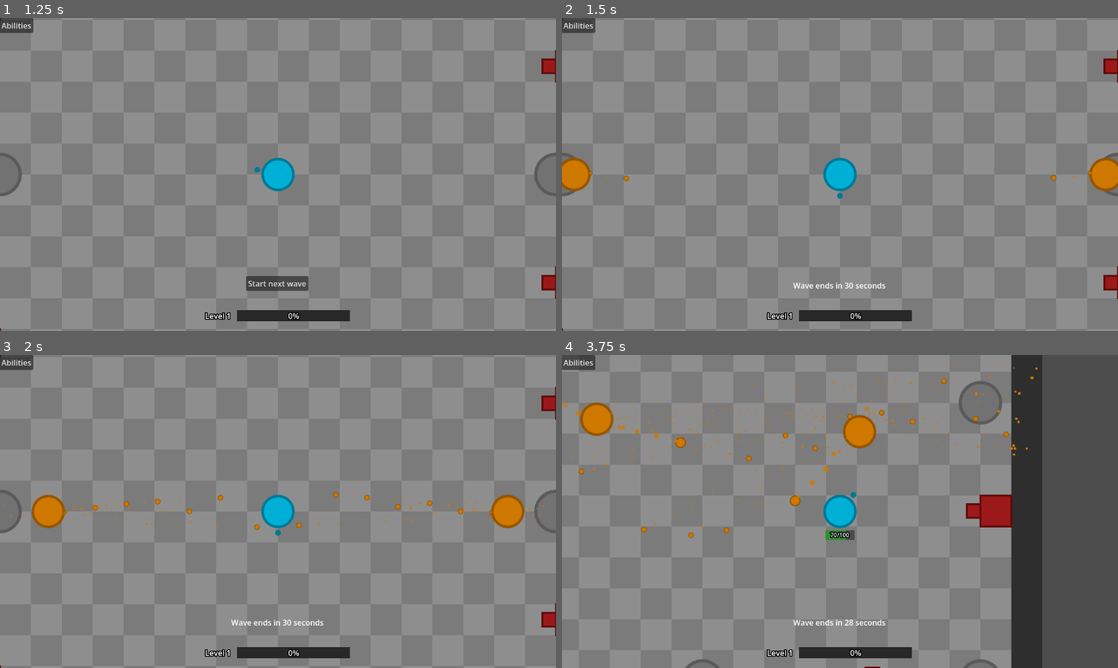
Above: before the commit, frames 1-4 (two rows, left to right).
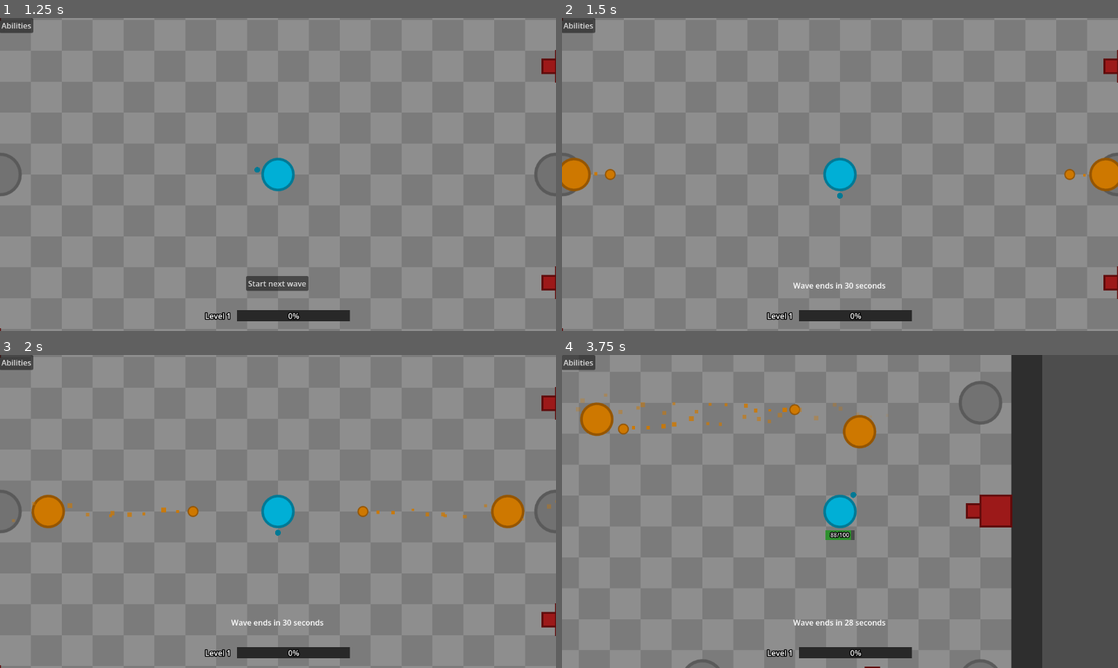
Above: after the commit, the same moments.

Repository: fmachek/geoslayer
Game: Godot game, scene res://scenes/user_interface/main_menu/main_menu.tscn
Same seed, same stepped clock (60 frames per second), same inputs: the game is played once before the commit and once after it.
Inputs (mouse positions are in pixels of both pictures, inside the frame that each line leads up to):
- Up to frame 1 (1.25 s): click "Play" at 0.5 s
- Up to frame 2 (1.5 s): click "Start next wave" at 1.25 s
- Up to frame 3 (2 s): no input
- Up to frame 4 (3.75 s): tap Enter at 2 s; move the mouse to (962, 495) at 2.02 s; hold D (right) 2.03-2.78 s; tap Q at 2.1, 3.6 s; click (962, 495) at 2.17 s; move the mouse to (728, 527) at 2.77 s; hold S (down) 2.78-3.53 s; tap E at 2.85 s; move the mouse to (895, 442) at 3.52 s; hold D (right) from 3.53 s (still down)

Frame 1 is identical in both runs. In frame 2, 0.2% of the frame differs, in the area x 4-96%, y 48-53%; in frame 3, 0.6%; in frame 4, 1.2%, in the area x 0-86%, y 1-60%.

Commit message:
feat: add new enemy types
Add new enemy types: Shooter (uses Shoot), Spammer (uses Flurry and Wideshot) and Tank (uses Cannonball). Also change spawning in world_1.tscn.

Diff:
--- /dev/null
+++ b/scenes/characters/enemies/shooter.tscn
@@ -0,0 +1,7 @@
+[gd_scene format=3 uid="uid://dfgkw445mxohq"]
+
+[ext_resource type="PackedScene" uid="uid://bn86y4tvdekxl" path="res://scenes/characters/enemies/enemy.tscn" id="1_g3e0r"]
+[ext_resource type="Script" uid="uid://c3dquhlanfjl1" path="res://scripts/characters/enemies/shooter.gd" id="2_eql7k"]
+
+[node name="Shooter" unique_id=1080282355 instance=ExtResource("1_g3e0r")]
+script = ExtResource("2_eql7k")
--- /dev/null
+++ b/scenes/characters/enemies/spammer.tscn
@@ -0,0 +1,12 @@
+[gd_scene format=3 uid="uid://dmqpbnnvr7ic8"]
+
+[ext_resource type="PackedScene" uid="uid://bn86y4tvdekxl" path="res://scenes/characters/enemies/enemy.tscn" id="1_4lssc"]
+[ext_resource type="Script" uid="uid://d23b8ud1gvxrb" path="res://scripts/characters/enemies/spammer.gd" id="2_b8gl3"]
+
+[node name="Spammer" unique_id=1080282355 instance=ExtResource("1_4lssc")]
+script = ExtResource("2_b8gl3")
+draw_color = Color(0.88574713, 0, 0.2767876, 1)
+outline_color = Color(0.68916637, 0, 0.20860153, 1)
+
+[node name="Level" parent="CharacterStats" parent_id_path=PackedInt32Array(465904387) index="0" unique_id=552437691]
+current_level = 5
--- /dev/null
+++ b/scenes/characters/enemies/tank.tscn
@@ -0,0 +1,22 @@
+[gd_scene format=3 uid="uid://b25laaj20mx3r"]
+
+[ext_resource type="PackedScene" uid="uid://bn86y4tvdekxl" path="res://scenes/characters/enemies/enemy.tscn" id="1_8cag8"]
+[ext_resource type="Script" uid="uid://dp740xrq1vl55" path="res://scripts/characters/enemies/tank.gd" id="2_dt6d0"]
+
+[sub_resource type="CircleShape2D" id="CircleShape2D_dt6d0"]
+radius = 48.0
+
+[node name="Tank" unique_id=1080282355 instance=ExtResource("1_8cag8")]
+script = ExtResource("2_dt6d0")
+draw_color = Color(0.02326548, 0.43491468, 1.92523e-07, 1)
+outline_color = Color(0.008949986, 0.2727485, 0, 1)
+
+[node name="CollisionShape2D" parent="." index="2" unique_id=295435238]
+shape = SubResource("CircleShape2D_dt6d0")
+
+[node name="Level" parent="CharacterStats" parent_id_path=PackedInt32Array(465904387) index="0" unique_id=552437691]
+current_level = 20
+
+[node name="HealthBar" parent="." index="5" unique_id=385742775]
+offset_top = 56.0
+offset_bottom = 76.0
--- a/scenes/worlds/world_1.tscn
+++ b/scenes/worlds/world_1.tscn
@@ -2,8 +2,10 @@
 
 [ext_resource type="PackedScene" uid="uid://cf883c61vdyvw" path="res://scenes/worlds/world.tscn" id="1_nlsqv"]
 [ext_resource type="PackedScene" uid="uid://dfc8fq2b7kwge" path="res://scenes/objects/character_spawner.tscn" id="2_xijrn"]
+[ext_resource type="PackedScene" uid="uid://dfgkw445mxohq" path="res://scenes/characters/enemies/shooter.tscn" id="3_tekg8"]
+[ext_resource type="PackedScene" uid="uid://dmqpbnnvr7ic8" path="res://scenes/characters/enemies/spammer.tscn" id="4_ascmk"]
+[ext_resource type="PackedScene" uid="uid://b25laaj20mx3r" path="res://scenes/characters/enemies/tank.tscn" id="4_d46pn"]
 [ext_resource type="PackedScene" uid="uid://n5x4nh7rhf5q" path="res://scenes/objects/turrets/turret.tscn" id="4_tekg8"]
-[ext_resource type="PackedScene" uid="uid://bn86y4tvdekxl" path="res://scenes/characters/enemies/enemy.tscn" id="8_hbdd5"]
 
 [sub_resource type="NavigationPolygon" id="NavigationPolygon_tekg8"]
 vertices = PackedVector2Array(630, 630, -630, 630, -630, -630, 630, -630)
@@ -17,43 +19,43 @@
 
 [node name="CharacterSpawner" parent="." index="2" unique_id=1925204194 instance=ExtResource("2_xijrn")]
 position = Vector2(-576, 0)
-character_scene = ExtResource("8_hbdd5")
-spawn_waves = PackedInt32Array(1, 2, 3, 4)
+character_scene = ExtResource("3_tekg8")
+spawn_waves = PackedInt32Array(1, 3)
 
 [node name="CharacterSpawner2" parent="." index="3" unique_id=1513243607 instance=ExtResource("2_xijrn")]
 position = Vector2(576, 0)
-character_scene = ExtResource("8_hbdd5")
-spawn_waves = PackedInt32Array(1, 2, 3, 4)
+character_scene = ExtResource("3_tekg8")
+spawn_waves = PackedInt32Array(1, 3)
 
 [node name="CharacterSpawner3" parent="." index="4" unique_id=603960047 instance=ExtResource("2_xijrn")]
 position = Vector2(-576, -576)
-character_scene = ExtResource("8_hbdd5")
+character_scene = ExtResource("4_d46pn")
 spawn_waves = PackedInt32Array(4)
 
 [node name="CharacterSpawner4" parent="." index="5" unique_id=2043547524 instance=ExtResource("2_xijrn")]
 position = Vector2(576, -576)
-character_scene = ExtResource("8_hbdd5")
-spawn_waves = PackedInt32Array(3, 4)
+character_scene = ExtResource("3_tekg8")
+spawn_waves = PackedInt32Array(3)
 
 [node name="CharacterSpawner5" parent="." index="6" unique_id=3215553 instance=ExtResource("2_xijrn")]
 position = Vector2(576, 576)
-character_scene = ExtResource("8_hbdd5")
+character_scene = ExtResource("4_d46pn")
 spawn_waves = PackedInt32Array(4)
 
 [node name="CharacterSpawner6" parent="." index="7" unique_id=934577623 instance=ExtResource("2_xijrn")]
 position = Vector2(-576, 576)
-character_scene = ExtResource("8_hbdd5")
-spawn_waves = PackedInt32Array(3, 4)
+character_scene = ExtResource("3_tekg8")
+spawn_waves = PackedInt32Array(3)
 
 [node name="CharacterSpawner7" parent="." index="8" unique_id=532528630 instance=ExtResource("2_xijrn")]
 position = Vector2(0, -576)
-character_scene = ExtResource("8_hbdd5")
-spawn_waves = PackedInt32Array(2, 3, 4)
+character_scene = ExtResource("4_ascmk")
+spawn_waves = PackedInt32Array(2, 3)
 
 [node name="CharacterSpawner8" parent="." index="9" unique_id=1320745370 instance=ExtResource("2_xijrn")]
 position = Vector2(0, 576)
-character_scene = ExtResource("8_hbdd5")
-spawn_waves = PackedInt32Array(2, 3, 4)
+character_scene = ExtResource("4_ascmk")
+spawn_waves = PackedInt32Array(2, 3)
 
 [node name="Turret" parent="." index="11" unique_id=1882429743 instance=ExtResource("4_tekg8")]
 position = Vector2(-352, 608)
--- a/scripts/characters/character.gd
+++ b/scripts/characters/character.gd
@@ -52,6 +52,7 @@
 	health_changed.connect(check_for_death)
 	level.level_changed.connect(_on_level_changed) # Connect level up signal
 	update_stats(level.current_level) # Update stats on spawn
+	health.change_current_value(health.max_value_after_buffs) # Spawn with max health
 	generate_drop_pool()
 	$HealthBar.set_up() # Sets up the health bar which appears below the character
 
--- a/scripts/characters/enemies/enemy.gd
+++ b/scripts/characters/enemies/enemy.gd
@@ -48,10 +48,10 @@
 	if body is PlayerCharacter:
 		remove_target()
 
-# Loads the enemy's abilities.
+# Loads the enemy's abilities. Needs to be implemented by each
+# specific enemy.
 func load_abilities():
-	load_ability(Shoot.new())
-	load_ability(Flurry.new())
+	pass
 
 # Loads an ability. The enemy's abilities always have a longer cooldown.
 func load_ability(ability: Ability):
--- /dev/null
+++ b/scripts/characters/enemies/shooter.gd
@@ -0,0 +1,5 @@
+class_name Shooter
+extends Enemy
+
+func load_abilities() -> void:
+	load_ability(Shoot.new())
--- /dev/null
+++ b/scripts/characters/enemies/spammer.gd
@@ -0,0 +1,6 @@
+class_name Spammer
+extends Enemy
+
+func load_abilities() -> void:
+	load_ability(Flurry.new())
+	load_ability(Wideshot.new())
--- /dev/null
+++ b/scripts/characters/enemies/tank.gd
@@ -0,0 +1,5 @@
+class_name Tank
+extends Enemy
+
+func load_abilities() -> void:
+	load_ability(Cannonball.new())
Not shown, added: scripts/characters/enemies/shooter.gd.uid
Not shown, added: scripts/characters/enemies/spammer.gd.uid
Not shown, added: scripts/characters/enemies/tank.gd.uid
